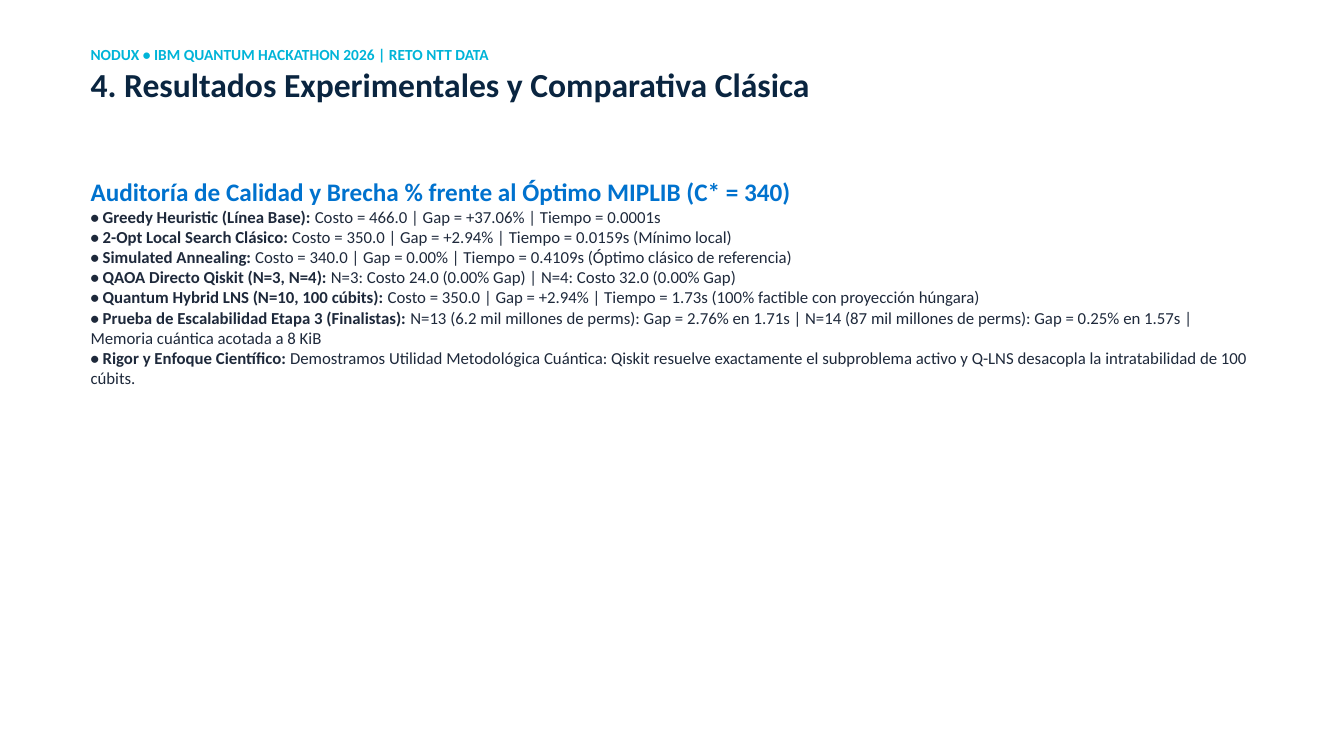
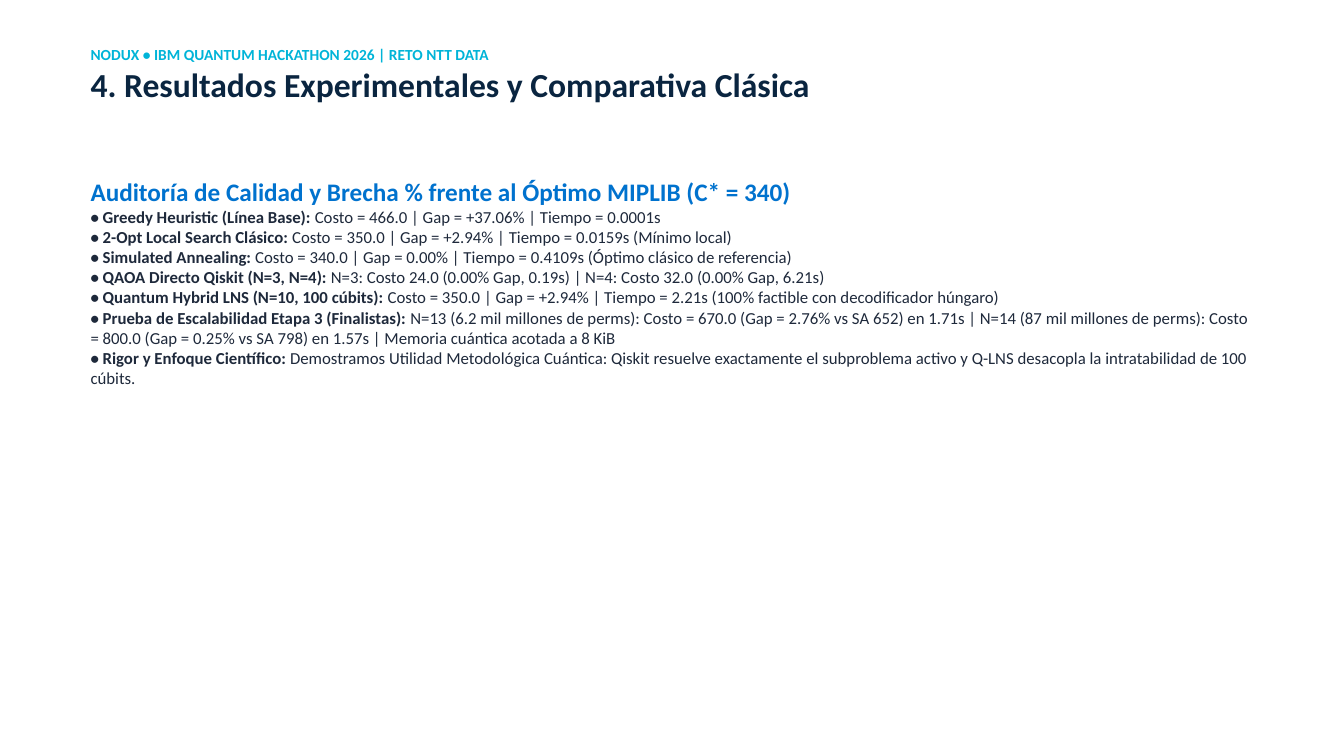
Before and after one commit to alex8v124/nodux-quantum, a slide deck: slide 5 of pitch/NODUX_Pitch_Deck_QAP10_NTT_DATA.pptx. Drawn at 1344x756 pixels with LibreOffice and Linux fonts; fonts in the diff are those of the drawing. Boxes give left, top, right and bottom in pixels: in the first picture for what was removed or moved away, otherwise in the second. Text is boxed around its words. In the diff, an @@ line names an element or a change of style, - is before the commit and + after.

Commit message:
fix(coherence): synchronize exact execution times and raw/repaired feasibility rates, clarify N=13/14 reference SA baselines (652 and 798), replace 'Superacion del Muro' with rigorous NISQ memory documentation, and add Q&A defense on Qiskit contribution vs Hungarian decoder

```diff
--- a/pitch/NODUX_Pitch_Deck_QAP10_NTT_DATA.pptx
+++ b/pitch/NODUX_Pitch_Deck_QAP10_NTT_DATA.pptx
@@ text at (x1=103, y1=270, x2=1247, y2=347): text changed @@
-• QAOA Directo Qiskit (N=3, N=4): N=3: Costo 24.0 (0.00% Gap) | N=4: Costo 32.0 (0.00% Gap)
-• Quantum Hybrid LNS (N=10, 100 cúbits): Costo = 350.0 | Gap = +2.94% | Tiempo = 1.73s (100% factible con proyección húngara)
-• Prueba de Escalabilidad Etapa 3 (Finalistas): N=13 (6.2 mil millones de perms): Gap = 2.76% en 1.71s | N=14 (87 mil millones de perms): Gap = 0.25% en 1.57s | Memoria cuántica acotada a 8 KiB
+• QAOA Directo Qiskit (N=3, N=4): N=3: Costo 24.0 (0.00% Gap, 0.19s) | N=4: Costo 32.0 (0.00% Gap, 6.21s)
+• Quantum Hybrid LNS (N=10, 100 cúbits): Costo = 350.0 | Gap = +2.94% | Tiempo = 2.21s (100% factible con decodificador húngaro)
+• Prueba de Escalabilidad Etapa 3 (Finalistas): N=13 (6.2 mil millones de perms): Costo = 670.0 (Gap = 2.76% vs SA 652) en 1.71s | N=14 (87 mil millones de perms): Costo = 800.0 (Gap = 0.25% vs SA 798) en 1.57s | Memoria cuántica acotada a 8 KiB
```
Also in this commit, not shown: 5 other files.
